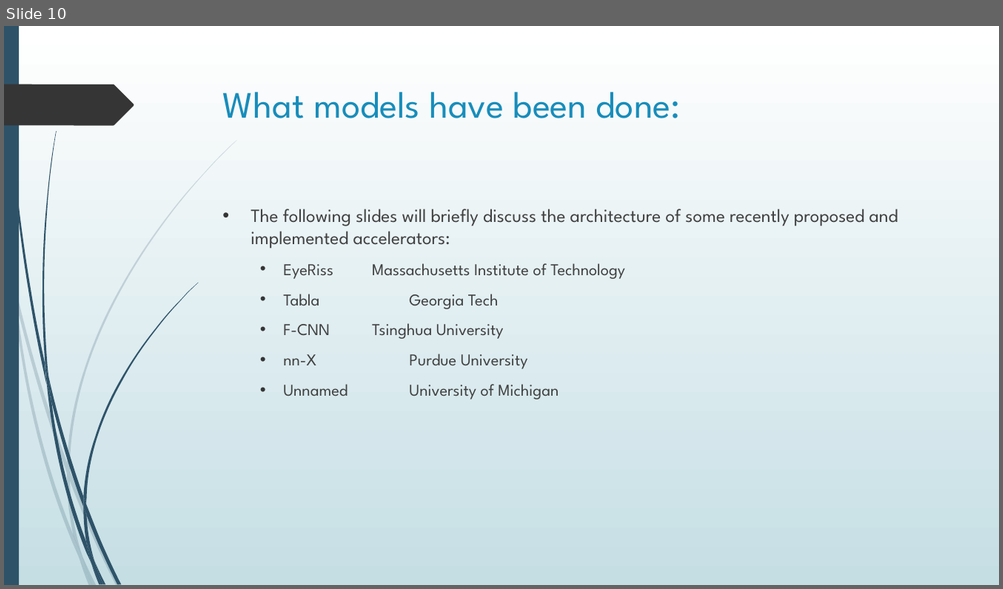
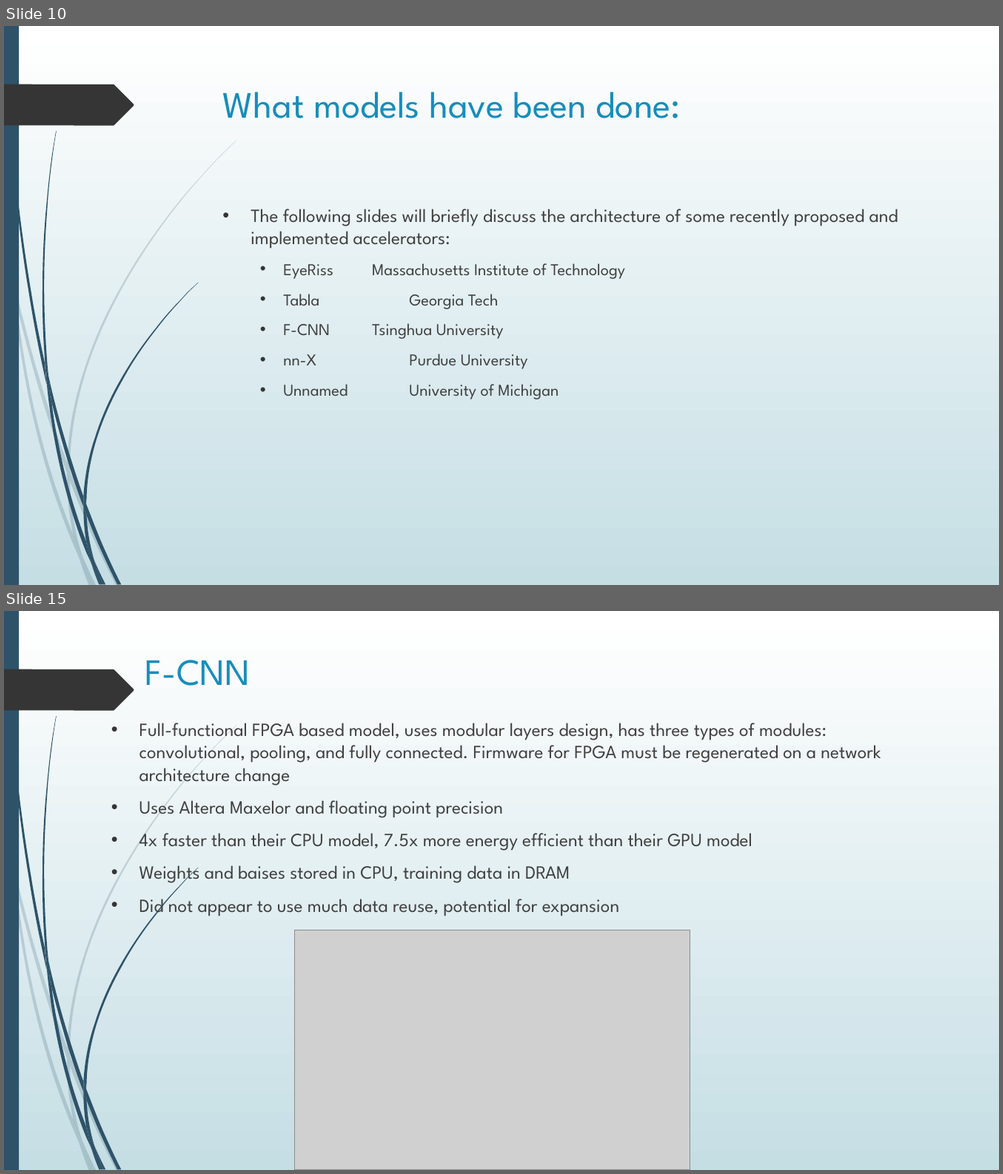
Before and after one commit to erikgroving/NeuralNetworkHardwareAccelerator, a slide deck: WeeklyPresentations/update1_02_11.pptx. Shown one above the other, each under a label of ours: slide 10 before the commit, slides 10 and 15 after it; the slides between them are not shown. The pictures are 1003x589 and 1003x1174 pixels, drawn with LibreOffice and Linux fonts; fonts in the diff are those of the drawing; grey boxes stand for pictures. Boxes give left, top, right and bottom in pixels: in the first picture for what was removed or moved away, otherwise in the second. Text is boxed around its words. In the diff, an @@ line names an element or a change of style, - is before the commit and + after.

```diff
--- a/WeeklyPresentations/update1_02_11.pptx
+++ b/WeeklyPresentations/update1_02_11.pptx
@@ slide 15 added at (4, 611, 999, 1170), background gradient #FFFFFF to #C5DEE5; not listed: 24 template elements that a slide beside it also shows @@
@@ title added at (145, 660, 250, 686), 36 pt, text #178DBB @@
+F-CNN
@@ text added at (139, 723, 880, 918), 18 pt, text #404040 @@
+• Full-functional FPGA based model, uses modular layers design, has three types of modules: convolutional, pooling, and fully connected. Firmware for FPGA must be regenerated on a network architecture change
+• Uses Altera Maxelor and floating point precision
+• 4x faster than their CPU model, 7.5x more energy efficient than their GPU model
+• Weights and baises stored in CPU, training data in DRAM
+• Did not appear to use much data reuse, potential for expansion
@@ picture added at (294, 931, 690, 1170) @@
```
Also in this commit, not shown: 3 slides changed, 9 other slides added.
